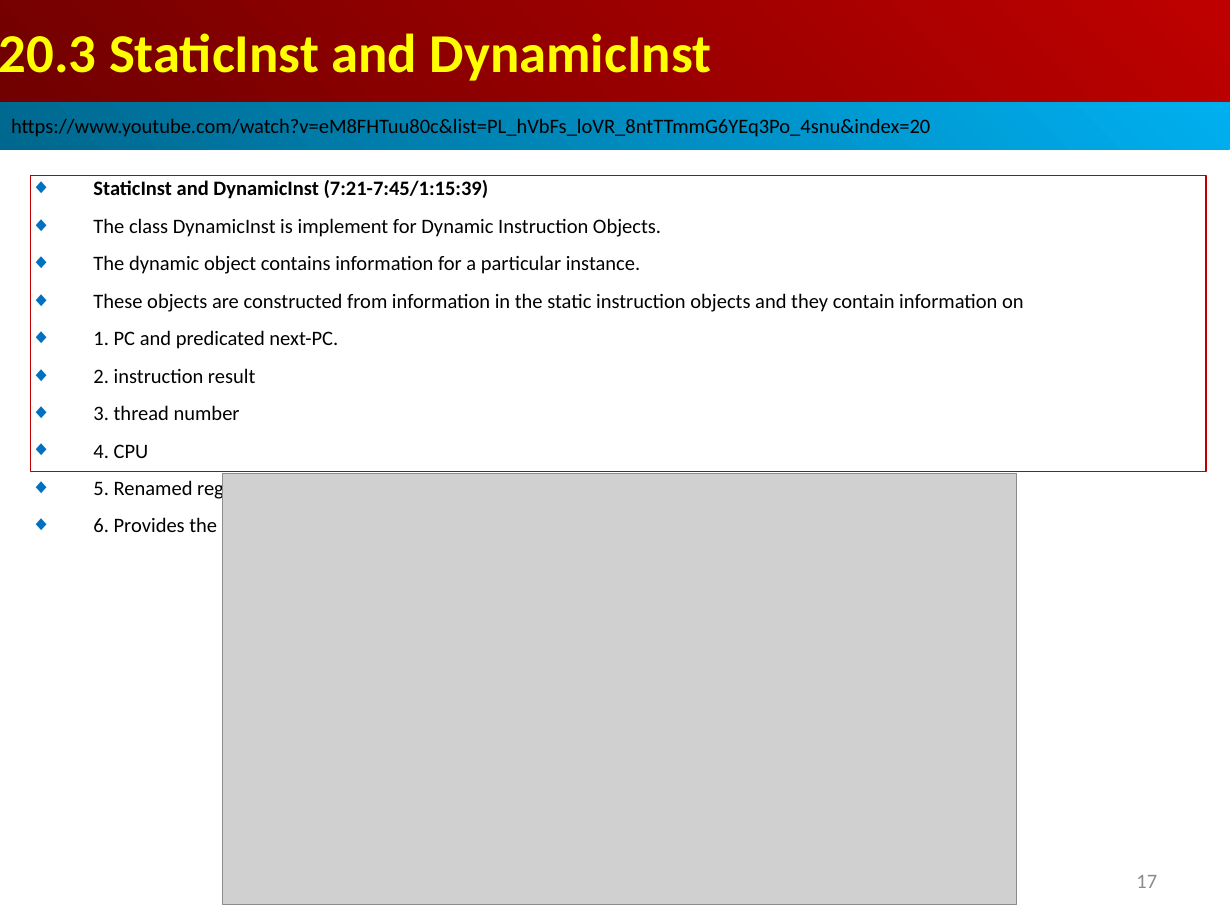
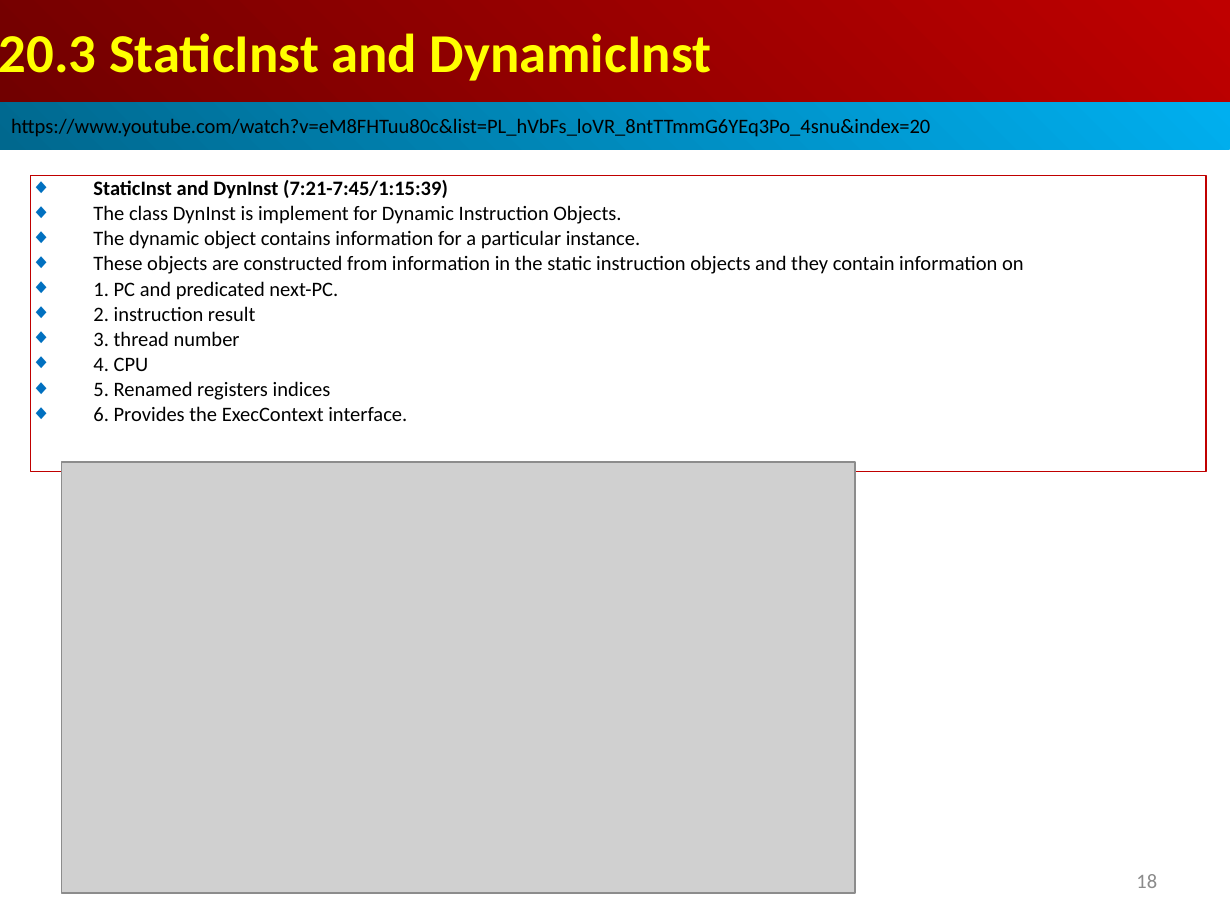
Before and after one commit to peterhchen/AIU_CS850_Gem5_McPAT, a slide deck: slide 18 of 050_Gem5/020.ModelCore/000_Video/020.ModelCore.ppt (slide 17 before the commit). Drawn at 1232x924 pixels with LibreOffice and Linux fonts; fonts in the diff are those of the drawing; grey boxes stand for pictures. Boxes give left, top, right and bottom in pixels: in the first picture for what was removed or moved away, otherwise in the second. Text is boxed around its words. In the diff, an @@ line names an element or a change of style, - is before the commit and + after.

```diff
--- a/050_Gem5/020.ModelCore/000_Video/020.ModelCore.ppt
+++ b/050_Gem5/020.ModelCore/000_Video/020.ModelCore.ppt
@@ text in rectangle at bbox=[93, 180, 621, 224]: text changed @@
-◆ StaticInst and DynamicInst (7:21-7:45/1:15:39)
-◆ The class DynamicInst is implement for Dynamic Instruction Objects.
+◆ StaticInst and DynInst (7:21-7:45/1:15:39)
+◆ The class DynInst is implement for Dynamic Instruction Objects.
@@ text in rectangle at bbox=[93, 230, 1024, 421]: less space between paragraphs @@
@@ picture: place and size @@
-picture at bbox=[223, 473, 1016, 904]
+picture at bbox=[62, 462, 855, 893]
@@ page number at bbox=[1136, 874, 1157, 888]: text changed @@
-17
+18
```
Also in this commit, not shown: 44 other slides changed, 2 slides added.
